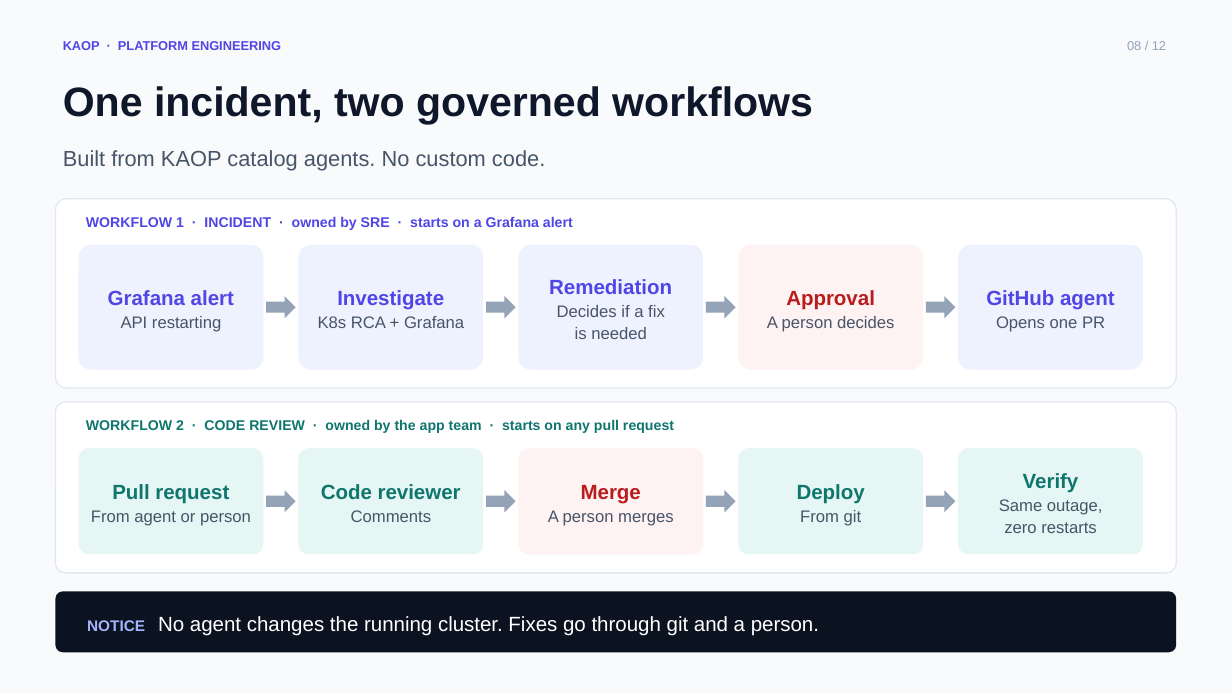
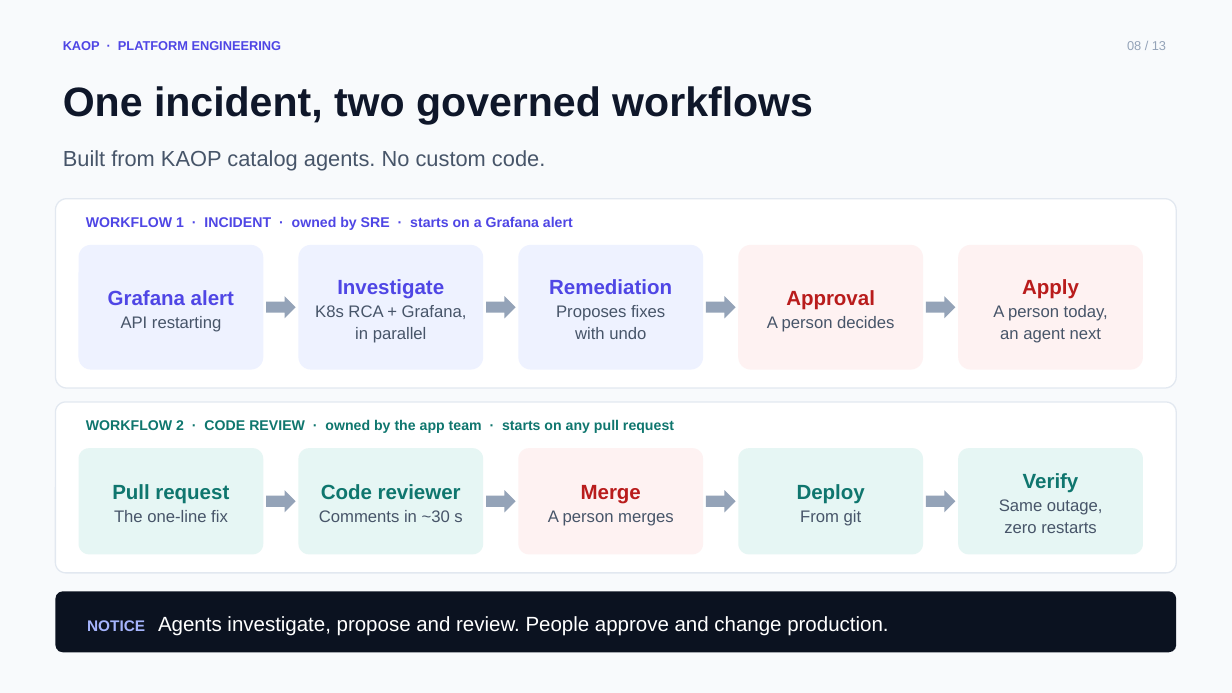
Before and after one commit to chizeni24/komodor-production-lab, a slide deck: slide 8 of docs/presentation/KAOP_Customer_Pitch.pptx. Drawn at 1232x693 pixels with LibreOffice and Linux fonts; fonts in the diff are those of the drawing. Boxes give left, top, right and bottom in pixels: in the first picture for what was removed or moved away, otherwise in the second. Text is boxed around its words. In the diff, an @@ line names an element or a change of style, - is before the commit and + after.

```diff
--- a/docs/presentation/KAOP_Customer_Pitch.pptx
+++ b/docs/presentation/KAOP_Customer_Pitch.pptx
@@ rounded rectangle "Apply" at (958, 245, 1143, 370): fill #EEF2FF to #FEF2F2 @@
@@ text in rounded rectangle at (993, 279, 1108, 343): text changed; size 16 to 13 pt; text colour #4F46E5 to #475569; bold off @@
-GitHub agent
-Opens one PR
+Apply
+A person today,
+an agent next
@@ text in rounded rectangle at (315, 305, 467, 343): text changed @@
-K8s RCA + Grafana
+K8s RCA + Grafana,
+in parallel
@@ text in rounded rectangle at (556, 305, 665, 339): text changed @@
-Decides if a fix
-is needed
+Proposes fixes
+with undo
@@ text in rounded rectangle at (114, 510, 228, 522): text changed @@
-From agent or person
+The one-line fix
@@ text in rounded rectangle at (319, 510, 462, 522): text changed @@
-Comments
+Comments in ~30 s
@@ text in rounded rectangle at (87, 616, 888, 636): text changed @@
-NOTICE No agent changes the running cluster. Fixes go through git and a person.
+NOTICE Agents investigate, propose and review. People approve and change production.
```
Also in this commit, not shown: 12 other slides changed, 1 slide added, 5 other files.
